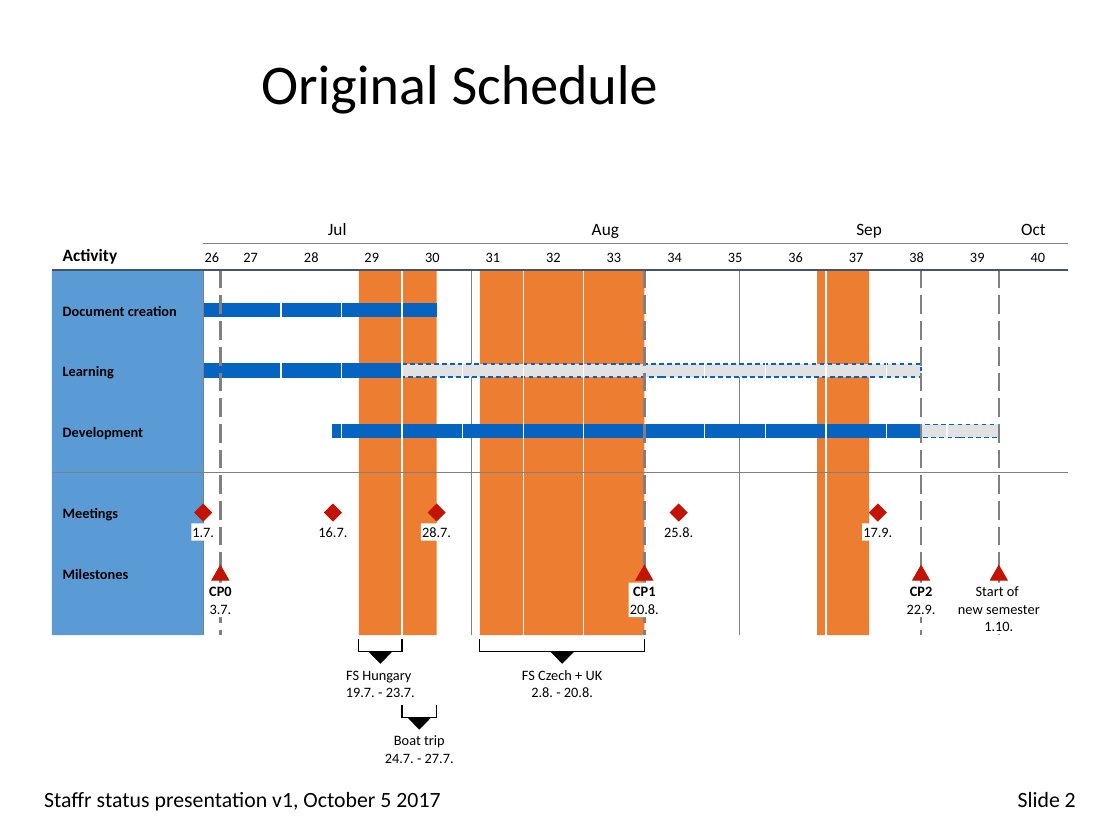
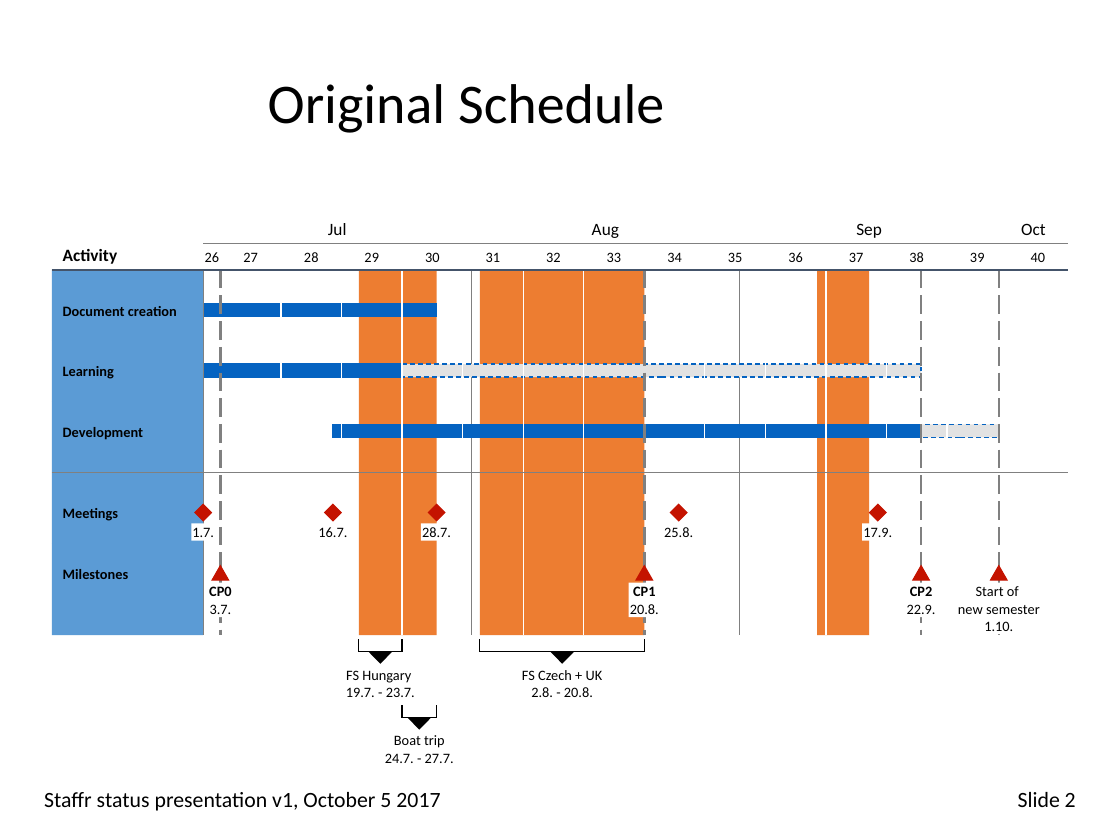
Before and after one commit to Plavit/Staffr, a slide deck: slide 3 of docs/WIP/Staffr_status_1.pptx. Drawn at 1120x840 pixels with LibreOffice and Linux fonts; fonts in the diff are those of the drawing; background and template pictures are left out. Boxes give left, top, right and bottom in pixels: in the first picture for what was removed or moved away, otherwise in the second. Text is boxed around its words. In the diff, an @@ line names an element or a change of style, - is before the commit and + after.

```diff
--- a/docs/WIP/Staffr_status_1.pptx
+++ b/docs/WIP/Staffr_status_1.pptx
@@ title "Original Schedule": place and size @@
-title "Original Schedule" at box(261, 65, 658, 114)
+title "Original Schedule" at box(268, 84, 664, 133)
```
Also in this commit, not shown: 8 other files.
